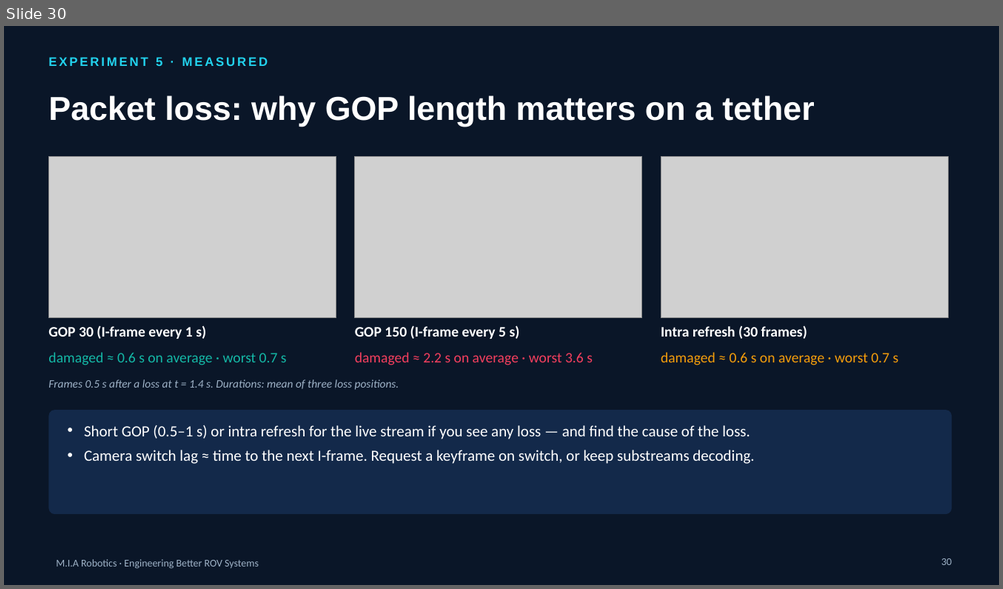
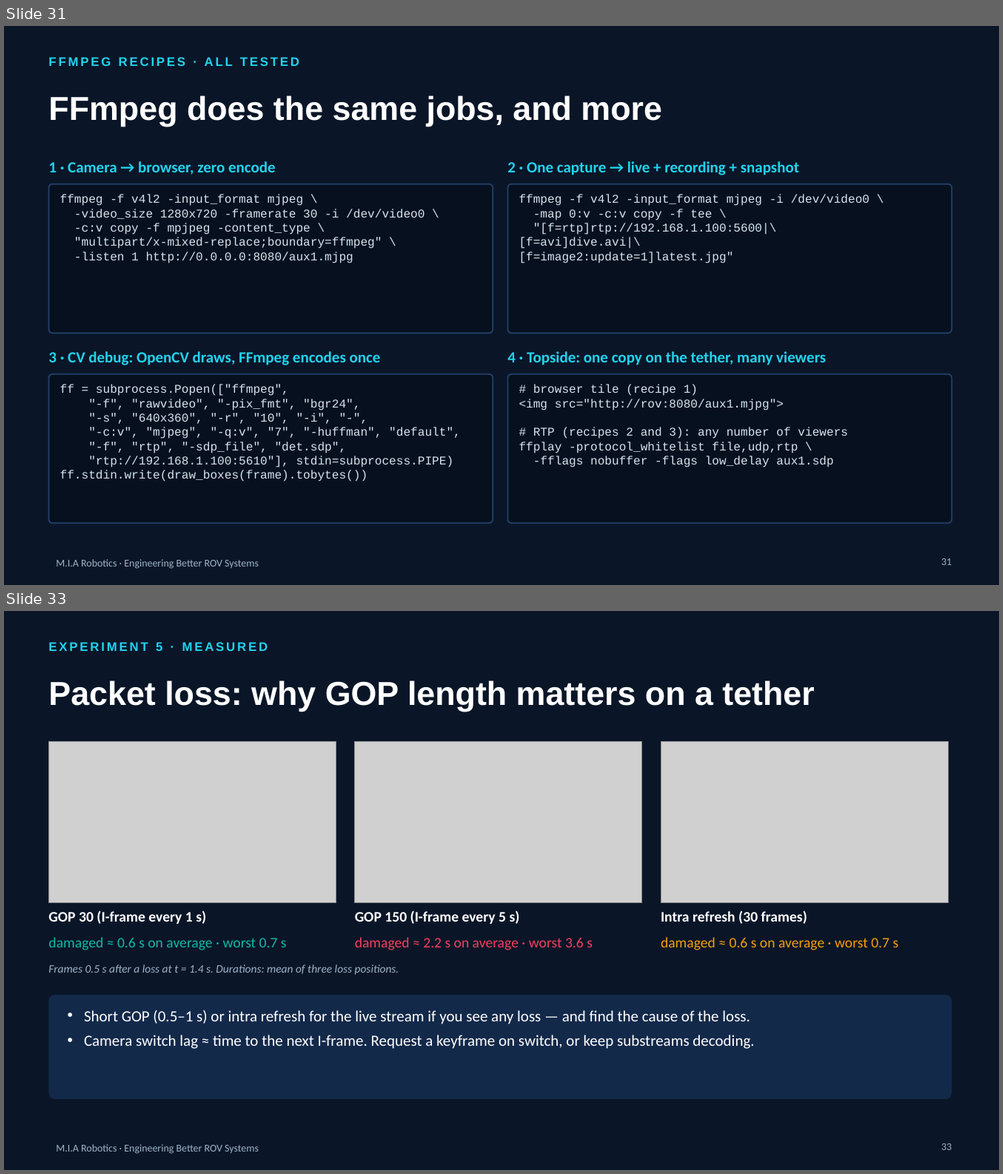
Before and after one commit to YoussefAbbas2001/video-streaming, a slide deck: presentation/MIA_Robotics_Workshop.pptx. Shown one above the other, each under a label of ours: slide 30 before the commit, slides 31 and 33 after it; the slides between them are not shown. The pictures are 1003x589 and 1003x1174 pixels, drawn with LibreOffice and Linux fonts; fonts in the diff are those of the drawing; grey boxes stand for pictures. Boxes give left, top, right and bottom in pixels: in the first picture for what was removed or moved away, otherwise in the second. Text is boxed around its words. In the diff, an @@ line names an element or a change of style, - is before the commit and + after.

Commit message:
Update Session content

```diff
--- a/presentation/MIA_Robotics_Workshop.pptx
+++ b/presentation/MIA_Robotics_Workshop.pptx
@@ slide 31 added at box(4, 26, 999, 585), background #0A1628; not listed: 1 template element that a slide beside it also shows @@
@@ text added at box(48, 57, 299, 66), 12 pt, text #22D3EE, bold @@
+FFMPEG RECIPES · ALL TESTED
@@ title added at box(48, 96, 662, 127), 32 pt, text #FFFFFF, bold @@
+FFmpeg does the same jobs, and more
@@ text added at box(48, 161, 276, 175), 15 pt, text #22D3EE, bold @@
+1 · Camera → browser, zero encode
@@ text added at box(507, 161, 799, 175), 15 pt, text #22D3EE, bold @@
+2 · One capture → live + recording + snapshot
@@ rounded rectangle added at box(48, 184, 492, 333), fill #06101F, outline #24406A 1.25 pt @@
@@ text added at box(60, 194, 424, 264), 11.5 pt, text #D6E4F0 @@
+ffmpeg -f v4l2 -input_format mjpeg \
+-video_size 1280x720 -framerate 30 -i /dev/video0 \
+-c:v copy -f mpjpeg -content_type \
+"multipart/x-mixed-replace;boundary=ffmpeg" \
+-listen 1 http://0.0.0.0:8080/aux1.mjpg
@@ rounded rectangle added at box(508, 184, 951, 333), fill #06101F, outline #24406A 1.25 pt @@
@@ text added at box(519, 194, 869, 264), 11.5 pt, text #D6E4F0 @@
+ffmpeg -f v4l2 -input_format mjpeg -i /dev/video0 \
+-map 0:v -c:v copy -f tee \
+"[f=rtp]rtp://192.168.1.100:5600|\
+[f=avi]dive.avi|\
+[f=image2:update=1]latest.jpg"
@@ text added at box(48, 352, 381, 366), 15 pt, text #22D3EE, bold @@
+3 · CV debug: OpenCV draws, FFmpeg encodes once
@@ text added at box(507, 352, 825, 366), 15 pt, text #22D3EE, bold @@
+4 · Topside: one copy on the tether, many viewers
@@ rounded rectangle added at box(48, 375, 492, 524), fill #06101F, outline #24406A 1.25 pt @@
@@ rounded rectangle added at box(508, 375, 951, 524), fill #06101F, outline #24406A 1.25 pt @@
@@ text added at box(60, 384, 461, 482), 11.5 pt, text #D6E4F0 @@
+ff = subprocess.Popen(["ffmpeg",
+"-f", "rawvideo", "-pix_fmt", "bgr24",
+"-s", "640x360", "-r", "10", "-i", "-",
+"-c:v", "mjpeg", "-q:v", "7", "-huffman", "default",
+"-f", "rtp", "-sdp_file", "det.sdp",
+"rtp://192.168.1.100:5610"], stdin=subprocess.PIPE)
+ff.stdin.write(draw_boxes(frame).tobytes())
@@ text added at box(519, 384, 848, 468), 11.5 pt, text #D6E4F0 @@
+# browser tile (recipe 1)
+<img src="http://rov:8080/aux1.mjpg">
+# RTP (recipes 2 and 3): any number of viewers
+ffplay -protocol_whitelist file,udp,rtp \
+-fflags nobuffer -flags low_delay aux1.sdp
@@ page number added at box(941, 559, 951, 565), 10 pt, text #9FB3C8 @@
+31
@@ what was slide 30 is now slide 33 @@
@@ page number at box(941, 1144, 951, 1150): text changed @@
-30
+33
```
Also in this commit, not shown: 7 slides changed, 2 other slides added, 19 other files.
